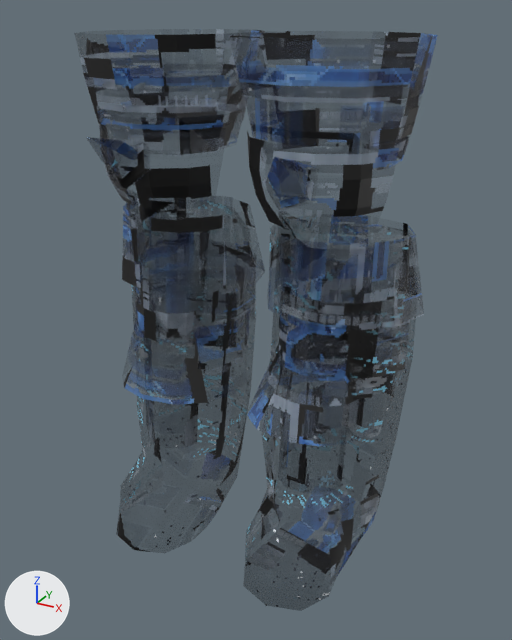
An edit to the glTF model assets/modeles/armures/porte/bottes_saphir_enchante.glb, drawn before and after from the same camera.
Rendered twice from a camera (50 mm lens) standing at (0.465, -0.792, 0.744) and looking at (0.011, 0.033, 0.331). Every picture has the same lights, and +X, +Y and +Z are marked at lower left. The picture after the commit comes second. Vertices at exactly the same position are counted once.

Script lines for the objects in view, before the commit:
```python
me_bottes_saphir = bpy.data.meshes.new('bottes_saphir')
me_bottes_saphir.from_pydata(...)  # 670 vertices, 890 faces; spans x -0.237..0.237, y -0.137..0.207, z -0.021..0.717
# faces by material slot: [392, 28, 380, 60, 30]
me_bottes_saphir.materials.append(mat_acier_saphir_enchante)
me_bottes_saphir.materials.append(mat_cuir_enchante)
me_bottes_saphir.materials.append(mat_plaque_saphir_enchante)
me_bottes_saphir.materials.append(mat_serti_saphir_enchante)
me_bottes_saphir.materials.append(mat_cristal_saphir_enchante)
ob_bottes_saphir = bpy.data.objects.new('bottes_saphir', me_bottes_saphir)
ob_bottes_saphir.location = (0.0, 0.0, 0.0)
```
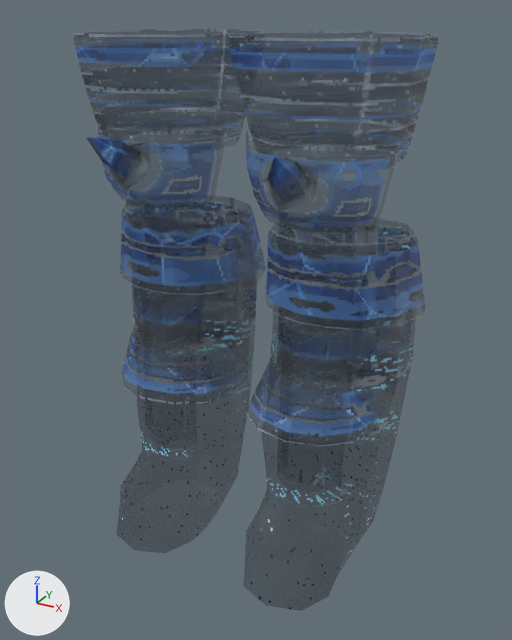
The change in detail:
me_bottes_saphir is used by ob_bottes_saphir; location (0.0, 0.0, 0.0).
me_bottes_saphir had 670 vertices, 890 faces and spanned x -0.237..0.237, y -0.137..0.207, z -0.021..0.717.
me_bottes_saphir now has 1026 vertices, 1602 faces and spans x -0.238..0.238, y -0.137..0.207, z -0.021..0.717.
me_bottes_saphir part 1: 8 vertices moved from x -0.141..0.141, y -0.071..-0.066, z 0.534..0.569 to x -0.187..0.175, y -0.071..-0.029, z 0.507..0.595; 14 vertices removed from x -0.186..0.186, y -0.044..-0.015, z 0.297..0.569; 370 vertices added at x -0.238..0.238, y -0.102..0.206, z 0.125..0.709.
me_bottes_saphir part 2: 482 kept faces spanning x -0.224..0.224, y -0.137..0.173, z -0.021..0.605 get new texture (UV) coordinates.

Where the change shows, as pixel boxes (x1, y1, x2, y2) in the pictures (512 x 640 px):
'bottes_saphir', reshaped
    before: (81, 30, 438, 607)
    after: (75, 39, 437, 609)
part 1 of me_bottes_saphir, built on
    before: (99, 124, 385, 492)
    after: (75, 39, 437, 437)
part 2 of me_bottes_saphir, surface changed
    before: (87, 137, 414, 601)
    after: (86, 137, 414, 569)
